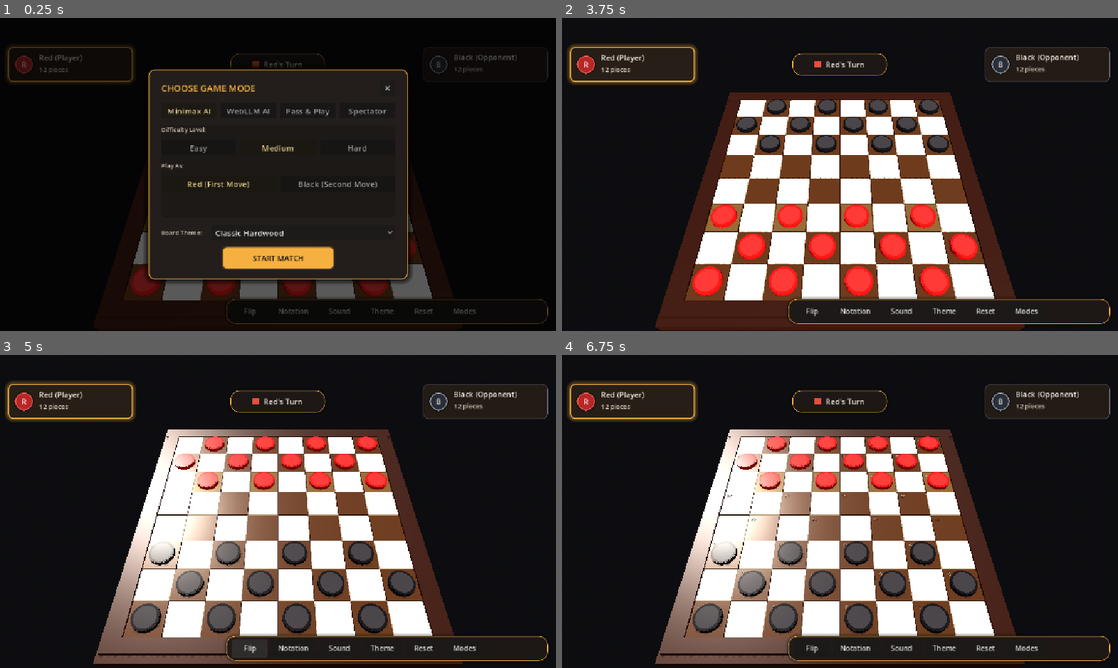
Above: before the commit, frames 1-4 (two rows, left to right).
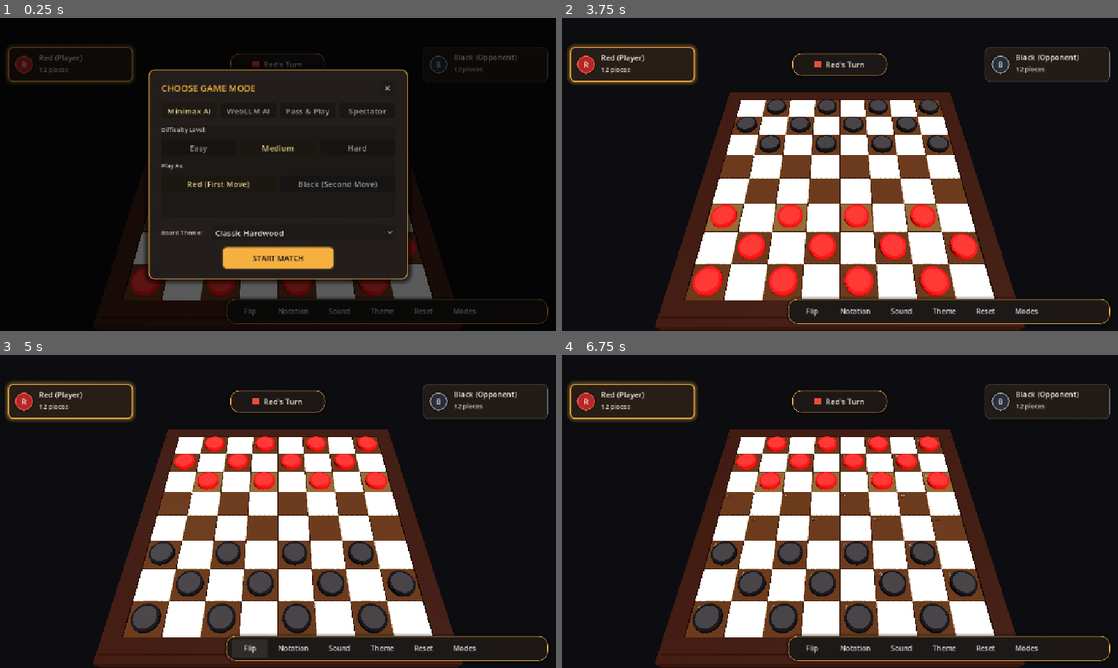
Above: after the commit, the same moments.

Repository: jpeckenpaugh/chk-livive-net
Game: Godot game, scene res://scenes/main.tscn
Same seed, same stepped clock (60 frames per second), same inputs: the game is played once before the commit and once after it.
Inputs:
- Up to frame 1 (0.25 s): no input
- Up to frame 2 (3.75 s): click "Pass & Play" at 0.5 s; click "Pass & Play" at 1.25 s; click "Classic Hardwood" at 2 s; click "Classic Hardwood" at 2.75 s; click "START MATCH" at 3.5 s
- Up to frame 3 (5 s): click "Flip" at 4.25 s
- Up to frame 4 (6.75 s): click "Notation" at 5 s; click "Theme" at 5.75 s; click "Done" at 6.5 s

The runs differ from the first frame. In frame 1, less than 0.1% of the frame differs, in the area x 24-75%, y 68-90%; in frame 2, 0.3%; in frame 3, 12%; in frame 4, 12%, in the area x 16-84%, y 23-100%.

Commit message:
fix(godot): resolve glass theme transparency culling & synchronize directional light tween on board flip

Diff:
--- a/godot_project/scenes/board.tscn
+++ b/godot_project/scenes/board.tscn
@@ -20,7 +20,7 @@
 script = ExtResource("1_board_view")
 
 [node name="BasePlate" type="MeshInstance3D" parent="."]
-transform = Transform3D(1, 0, 0, 0, 1, 0, 0, 0, 1, 0, -0.15, 0)
+transform = Transform3D(1, 0, 0, 0, 1, 0, 0, 0, 1, 0, -0.175, 0)
 mesh = SubResource("BoxMesh_base")
 surface_material_override/0 = SubResource("StandardMaterial3D_mahogany")
 
--- a/godot_project/scenes/main.tscn
+++ b/godot_project/scenes/main.tscn
@@ -41,9 +41,9 @@
 environment = SubResource("Environment_main")
 
 [node name="DirectionalLight3D" type="DirectionalLight3D" parent="."]
-transform = Transform3D(0.866025, -0.353553, 0.353553, 0, 0.707107, 0.707107, -0.5, -0.612372, 0.612372, 5, 12, 5)
+transform = Transform3D(0.866025, -0.383022, 0.321394, 0, 0.642788, 0.766044, -0.5, -0.663414, 0.55667, -3.5, 12, -5)
 light_color = Color(1, 0.96, 0.9, 1)
-light_energy = 1.2
+light_energy = 1.05
 shadow_enabled = true
 
 [node name="CameraPivot" type="Node3D" parent="."]
--- a/godot_project/scripts/main_controller.gd
+++ b/godot_project/scripts/main_controller.gd
@@ -8,6 +8,7 @@
 @onready var camera: Camera3D = $CameraPivot/Camera3D
 @onready var board: Node3D = $Board
 @onready var pedestal: MeshInstance3D = $BoardPedestal
+@onready var dir_light: DirectionalLight3D = $DirectionalLight3D
 
 @onready var hud: Control = $UI/HUD
 @onready var spectator_bar: Control = $UI/SpectatorBar
@@ -16,10 +17,17 @@
 @onready var game_over_modal: Control = $UI/GameOverModal
 @onready var theme_modal: Control = $UI/ThemeModal
 
+var _flip_tween: Tween
+
 func _ready() -> void:
 	# Orient camera to look at the board center with slight forward bias to clear top HUD
 	if camera != null:
 		camera.look_at(Vector3(0, 0, -0.15), Vector3.UP)
+
+	# Ensure initial directional light orientation and position for subtle-to-medium specular sheen
+	if dir_light != null:
+		dir_light.rotation = Vector3(deg_to_rad(-50.0), deg_to_rad(30.0), 0.0)
+		dir_light.position = Vector3(-3.5, 12.0, -5.0)
 
 	if ThemeManager != null:
 		ThemeManager.theme_changed.connect(_on_theme_changed)
@@ -80,12 +88,21 @@
 		board.on_move_animation_requested(data)
 
 func _on_board_flipped(flipped: bool) -> void:
-	if camera_pivot == null:
-		return
-	var target_y: float = PI if flipped else 0.0
-	var tween: Tween = create_tween()
-	tween.set_trans(Tween.TRANS_CUBIC).set_ease(Tween.EASE_IN_OUT)
-	tween.tween_property(camera_pivot, "rotation:y", target_y, 0.6)
+	if _flip_tween != null and _flip_tween.is_valid():
+		_flip_tween.kill()
+
+	var target_cam_y: float = PI if flipped else 0.0
+	var target_light_y: float = deg_to_rad(210.0) if flipped else deg_to_rad(30.0)
+	var target_light_pos: Vector3 = Vector3(3.5, 12.0, 5.0) if flipped else Vector3(-3.5, 12.0, -5.0)
+
+	_flip_tween = create_tween()
+	_flip_tween.set_parallel(true)
+	_flip_tween.set_trans(Tween.TRANS_CUBIC).set_ease(Tween.EASE_IN_OUT)
+	if camera_pivot != null:
+		_flip_tween.tween_property(camera_pivot, "rotation:y", target_cam_y, 0.6)
+	if dir_light != null:
+		_flip_tween.tween_property(dir_light, "rotation:y", target_light_y, 0.6)
+		_flip_tween.tween_property(dir_light, "position", target_light_pos, 0.6)
 
 func _on_show_notation_changed(show: bool) -> void:
 	if board != null and board.has_method("set_show_notation"):
--- a/godot_project/scripts/theme_manager.gd
+++ b/godot_project/scripts/theme_manager.gd
@@ -183,27 +183,27 @@
 			# Board Light: Polished white Carrara marble
 			var mat_light = StandardMaterial3D.new()
 			mat_light.albedo_color = Color(0.95, 0.96, 0.97)
-			mat_light.roughness = 0.08
+			mat_light.roughness = 0.14
 			mat_light.metallic = 0.02
 			mat_light.clearcoat_enabled = true
-			mat_light.clearcoat = 1.0
-			mat_light.clearcoat_roughness = 0.05
+			mat_light.clearcoat = 0.9
+			mat_light.clearcoat_roughness = 0.12
 			dict["board_light"] = mat_light
 
 			# Board Dark: Nero Marquina deep black marble
 			var mat_dark = StandardMaterial3D.new()
 			mat_dark.albedo_color = Color(0.08, 0.08, 0.09)
-			mat_dark.roughness = 0.08
+			mat_dark.roughness = 0.14
 			mat_dark.metallic = 0.05
 			mat_dark.clearcoat_enabled = true
-			mat_dark.clearcoat = 1.0
-			mat_dark.clearcoat_roughness = 0.05
+			mat_dark.clearcoat = 0.9
+			mat_dark.clearcoat_roughness = 0.12
 			dict["board_dark"] = mat_dark
 
 			# Board Frame: Slate grey polished stone
 			var mat_frame = StandardMaterial3D.new()
 			mat_frame.albedo_color = Color(0.15, 0.16, 0.19)
-			mat_frame.roughness = 0.15
+			mat_frame.roughness = 0.18
 			mat_frame.metallic = 0.1
 			mat_frame.clearcoat_enabled = true
 			mat_frame.clearcoat = 0.7
@@ -212,30 +212,30 @@
 			# Pieces Red: Polished Carrara stone with crimson tone
 			var mat_pred = StandardMaterial3D.new()
 			mat_pred.albedo_color = Color(0.88, 0.25, 0.25)
-			mat_pred.roughness = 0.08
+			mat_pred.roughness = 0.12
 			mat_pred.metallic = 0.05
 			mat_pred.clearcoat_enabled = true
-			mat_pred.clearcoat = 1.0
+			mat_pred.clearcoat = 0.9
 			dict["piece_red"] = mat_pred
 
 			# Pieces Black: Nero Marquina black marble
 			var mat_pblk = StandardMaterial3D.new()
 			mat_pblk.albedo_color = Color(0.06, 0.07, 0.08)
-			mat_pblk.roughness = 0.08
+			mat_pblk.roughness = 0.12
 			mat_pblk.metallic = 0.1
 			mat_pblk.clearcoat_enabled = true
-			mat_pblk.clearcoat = 1.0
+			mat_pblk.clearcoat = 0.9
 			dict["piece_black"] = mat_pblk
 
 			var mat_ared = StandardMaterial3D.new()
 			mat_ared.albedo_color = Color(0.95, 0.96, 0.97)
-			mat_ared.roughness = 0.1
+			mat_ared.roughness = 0.12
 			mat_ared.metallic = 0.2
 			dict["accent_red"] = mat_ared
 
 			var mat_ablk = StandardMaterial3D.new()
 			mat_ablk.albedo_color = Color(0.3, 0.33, 0.38)
-			mat_ablk.roughness = 0.1
+			mat_ablk.roughness = 0.12
 			mat_ablk.metallic = 0.2
 			dict["accent_black"] = mat_ablk
 
@@ -243,70 +243,82 @@
 			var mat_crown = StandardMaterial3D.new()
 			mat_crown.albedo_color = Color(0.92, 0.94, 0.98)
 			mat_crown.metallic = 0.95
-			mat_crown.roughness = 0.1
+			mat_crown.roughness = 0.15
 			dict["crown"] = mat_crown
 
 		"glass":
 			# Board Light: Frosted satin-etched glass
 			var mat_light = StandardMaterial3D.new()
-			mat_light.albedo_color = Color(0.65, 0.75, 0.85, 0.65)
+			mat_light.albedo_color = Color(0.72, 0.82, 0.92, 0.7)
 			mat_light.transparency = BaseMaterial3D.TRANSPARENCY_ALPHA
-			mat_light.roughness = 0.28
-			mat_light.metallic = 0.1
+			mat_light.depth_draw_mode = BaseMaterial3D.DEPTH_DRAW_ALWAYS
+			mat_light.roughness = 0.22
+			mat_light.metallic = 0.05
+			mat_light.clearcoat_enabled = true
+			mat_light.clearcoat = 1.0
 			dict["board_light"] = mat_light
 
 			# Board Dark: Smoky obsidian glass
 			var mat_dark = StandardMaterial3D.new()
-			mat_dark.albedo_color = Color(0.1, 0.11, 0.14, 0.85)
+			mat_dark.albedo_color = Color(0.12, 0.14, 0.18, 0.85)
 			mat_dark.transparency = BaseMaterial3D.TRANSPARENCY_ALPHA
-			mat_dark.roughness = 0.16
-			mat_dark.metallic = 0.15
+			mat_dark.depth_draw_mode = BaseMaterial3D.DEPTH_DRAW_ALWAYS
+			mat_dark.roughness = 0.18
+			mat_dark.metallic = 0.1
+			mat_dark.clearcoat_enabled = true
+			mat_dark.clearcoat = 1.0
 			dict["board_dark"] = mat_dark
 
-			# Board Frame: Dark smoked acrylic with blue-violet tint
+			# Board Frame: Dark smoked acrylic with blue-violet tint (opaque foundation to prevent depth sorting bugs)
 			var mat_frame = StandardMaterial3D.new()
-			mat_frame.albedo_color = Color(0.09, 0.08, 0.14, 0.92)
-			mat_frame.transparency = BaseMaterial3D.TRANSPARENCY_ALPHA
-			mat_frame.roughness = 0.2
-			mat_frame.metallic = 0.2
+			mat_frame.albedo_color = Color(0.08, 0.08, 0.12)
+			mat_frame.roughness = 0.18
+			mat_frame.metallic = 0.15
+			mat_frame.clearcoat_enabled = true
+			mat_frame.clearcoat = 0.8
 			dict["board_frame"] = mat_frame
 
 			# Pieces Red: Translucent ruby crystal red
 			var mat_pred = StandardMaterial3D.new()
-			mat_pred.albedo_color = Color(0.85, 0.15, 0.22, 0.78)
+			mat_pred.albedo_color = Color(0.9, 0.15, 0.25, 0.82)
 			mat_pred.transparency = BaseMaterial3D.TRANSPARENCY_ALPHA
-			mat_pred.roughness = 0.12
-			mat_pred.metallic = 0.15
+			mat_pred.depth_draw_mode = BaseMaterial3D.DEPTH_DRAW_ALWAYS
+			mat_pred.roughness = 0.14
+			mat_pred.metallic = 0.1
 			mat_pred.clearcoat_enabled = true
 			mat_pred.clearcoat = 1.0
 			dict["piece_red"] = mat_pred
 
 			# Pieces Black: Smoky obsidian glass
 			var mat_pblk = StandardMaterial3D.new()
-			mat_pblk.albedo_color = Color(0.1, 0.1, 0.13, 0.88)
+			mat_pblk.albedo_color = Color(0.1, 0.12, 0.16, 0.88)
 			mat_pblk.transparency = BaseMaterial3D.TRANSPARENCY_ALPHA
-			mat_pblk.roughness = 0.12
-			mat_pblk.metallic = 0.2
+			mat_pblk.depth_draw_mode = BaseMaterial3D.DEPTH_DRAW_ALWAYS
+			mat_pblk.roughness = 0.14
+			mat_pblk.metallic = 0.15
 			mat_pblk.clearcoat_enabled = true
 			mat_pblk.clearcoat = 1.0
 			dict["piece_black"] = mat_pblk
 
 			var mat_ared = StandardMaterial3D.new()
-			mat_ared.albedo_color = Color(1.0, 0.4, 0.5, 0.85)
+			mat_ared.albedo_color = Color(1.0, 0.45, 0.55, 0.85)
 			mat_ared.transparency = BaseMaterial3D.TRANSPARENCY_ALPHA
-			mat_ared.roughness = 0.1
+			mat_ared.depth_draw_mode = BaseMaterial3D.DEPTH_DRAW_ALWAYS
+			mat_ared.roughness = 0.12
 			dict["accent_red"] = mat_ared
 
 			var mat_ablk = StandardMaterial3D.new()
-			mat_ablk.albedo_color = Color(0.4, 0.45, 0.55, 0.8)
+			mat_ablk.albedo_color = Color(0.45, 0.5, 0.6, 0.8)
 			mat_ablk.transparency = BaseMaterial3D.TRANSPARENCY_ALPHA
-			mat_ablk.roughness = 0.1
+			mat_ablk.depth_draw_mode = BaseMaterial3D.DEPTH_DRAW_ALWAYS
+			mat_ablk.roughness = 0.12
 			dict["accent_black"] = mat_ablk
 
 			# Crown: Prismatic crystal
 			var mat_crown = StandardMaterial3D.new()
-			mat_crown.albedo_color = Color(0.88, 0.95, 1.0, 0.85)
+			mat_crown.albedo_color = Color(0.9, 0.95, 1.0, 0.9)
 			mat_crown.transparency = BaseMaterial3D.TRANSPARENCY_ALPHA
+			mat_crown.depth_draw_mode = BaseMaterial3D.DEPTH_DRAW_ALWAYS
 			mat_crown.metallic = 0.5
 			mat_crown.roughness = 0.1
 			dict["crown"] = mat_crown
